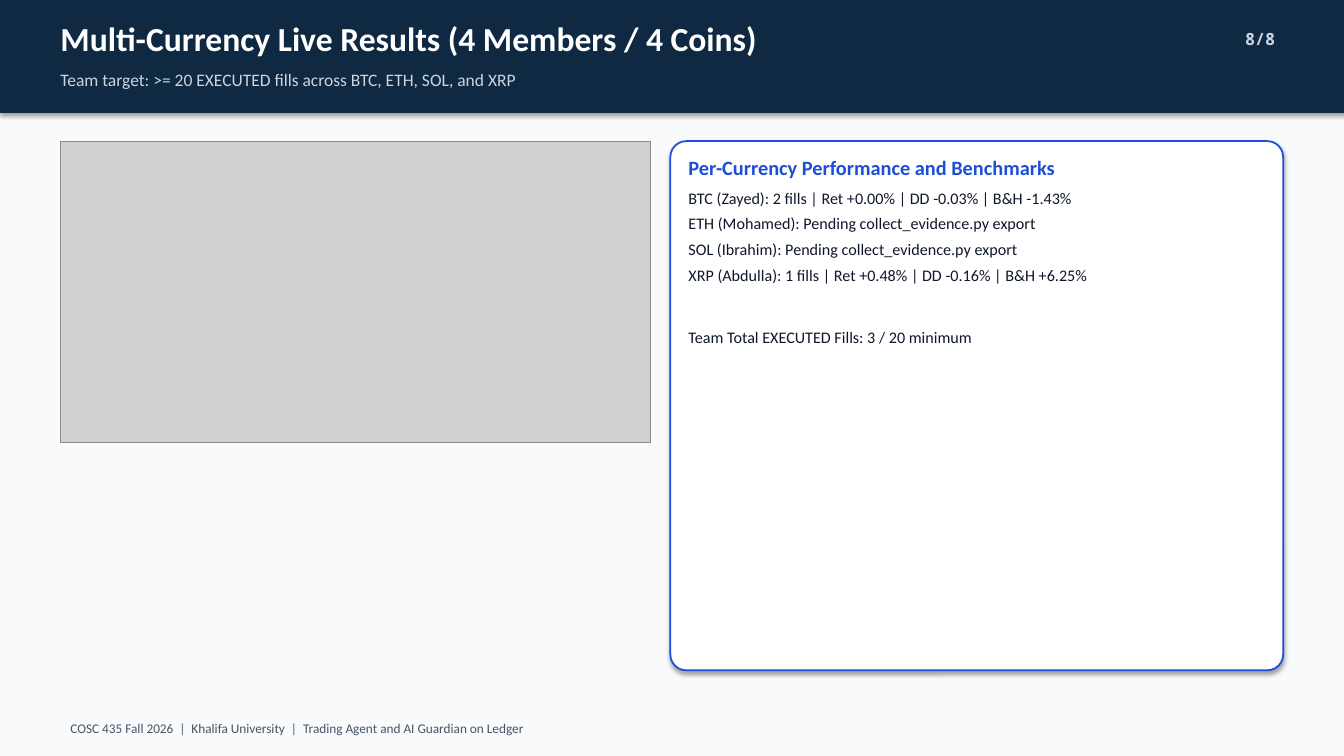
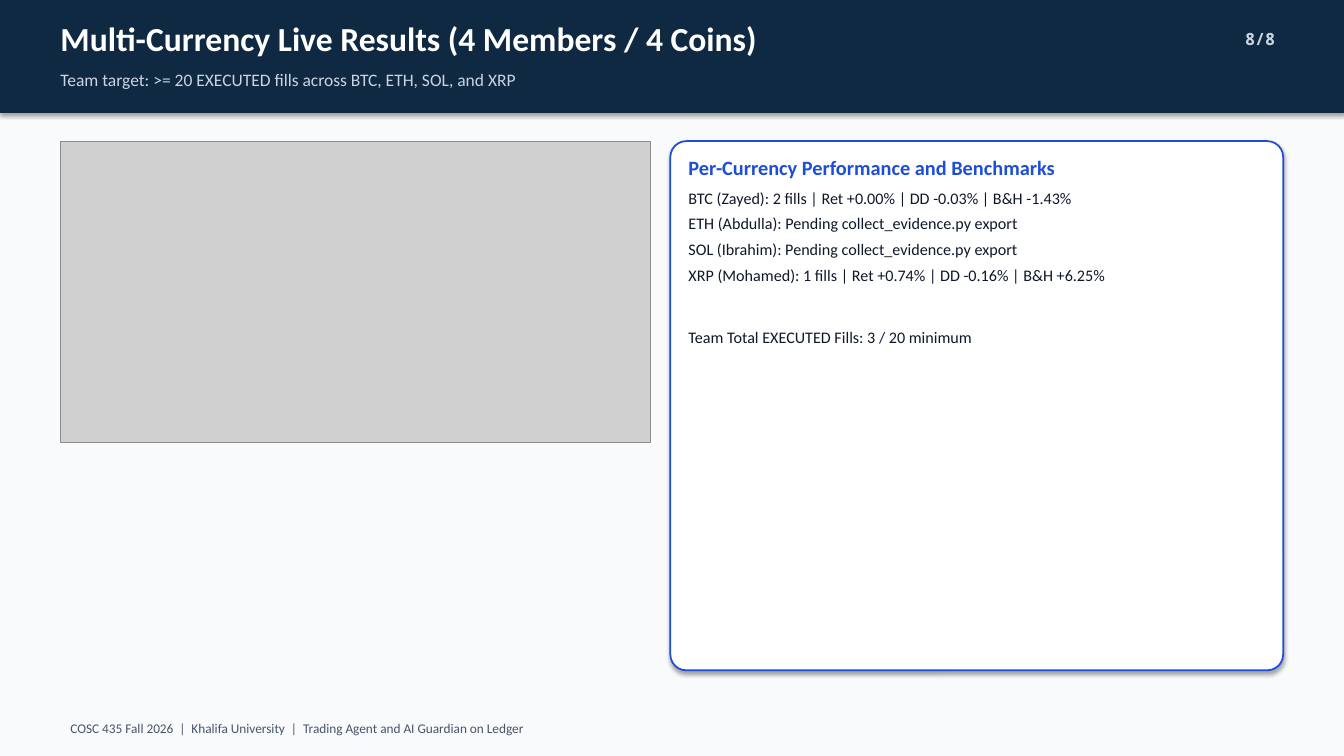
Before and after one commit to HaLTic/Ai_Security_Ledger_Project, a slide deck: slide 8 of slides/COSC435_Ledger_Guardian_Demo.pptx. Drawn at 1344x756 pixels with LibreOffice and Linux fonts; fonts in the diff are those of the drawing; grey boxes stand for pictures. Boxes give left, top, right and bottom in pixels: in the first picture for what was removed or moved away, otherwise in the second. Text is boxed around its words. In the diff, an @@ line names an element or a change of style, - is before the commit and + after.

```diff
--- a/slides/COSC435_Ledger_Guardian_Demo.pptx
+++ b/slides/COSC435_Ledger_Guardian_Demo.pptx
@@ text at (x1=688, y1=217, x2=1018, y2=232): text changed @@
-ETH (Mohamed): Pending collect_evidence.py export
+ETH (Abdulla): Pending collect_evidence.py export
@@ text at (x1=688, y1=269, x2=1105, y2=283): text changed @@
-XRP (Abdulla): 1 fills | Ret +0.48% | DD -0.16% | B&H +6.25%
+XRP (Mohamed): 1 fills | Ret +0.74% | DD -0.16% | B&H +6.25%
```
Also in this commit, not shown: 2 other slides changed, 6 other files.
